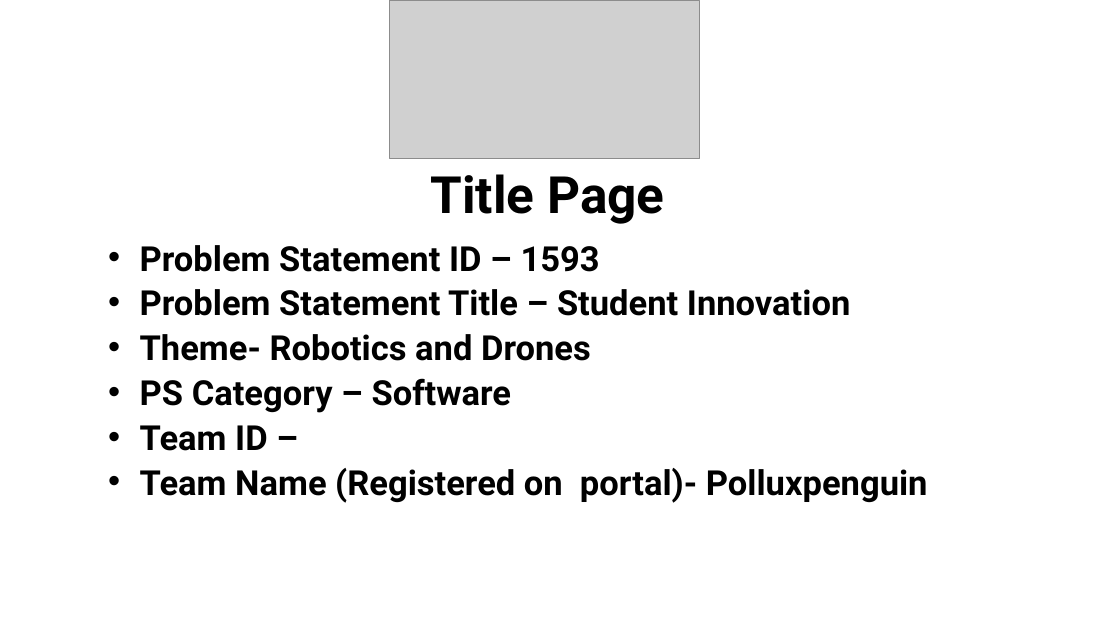
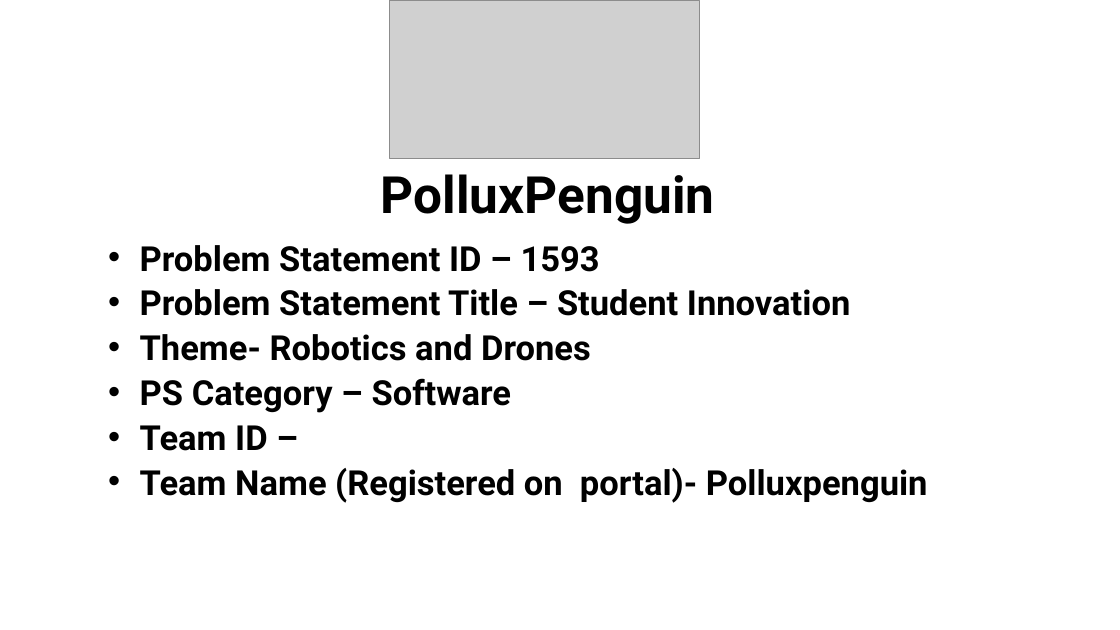
Before and after one commit to AradhyaSpace11/PolluxPenguin-beta, a slide deck: slide 1 of Docs/PolluxPenguin-PPT.pptx. Drawn at 1120x630 pixels with LibreOffice and Linux fonts; fonts in the diff are those of the drawing; grey boxes stand for pictures. Boxes give left, top, right and bottom in pixels: in the first picture for what was removed or moved away, otherwise in the second. Text is boxed around its words. In the diff, an @@ line names an element or a change of style, - is before the commit and + after.

```diff
--- a/Docs/PolluxPenguin-PPT.pptx
+++ b/Docs/PolluxPenguin-PPT.pptx
@@ title at box(381, 174, 715, 224): text changed @@
-Title Page
+PolluxPenguin
```
Also in this commit, not shown: 4 other slides changed, 3 other files.
